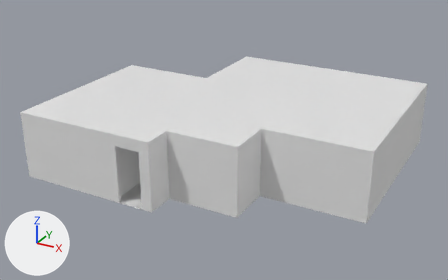
One commit to the glTF model raw-assets/models/Apartment.glb: the scene before it, then after it.
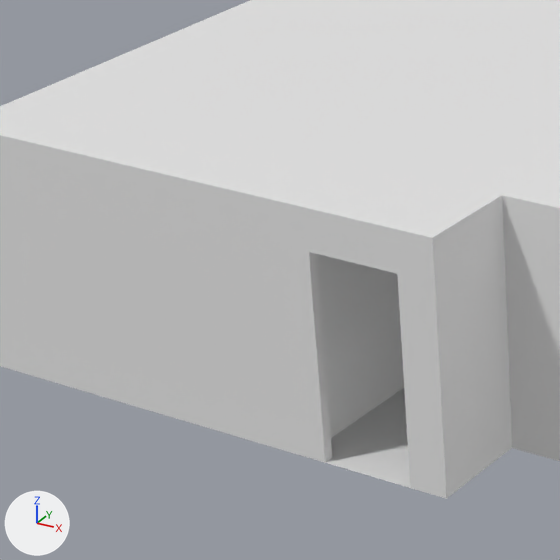
Old and new are each drawn whole from a camera (50 mm lens) standing at (11.01, -14.37, 9.92) and looking at (0.99, 3.86, 0.8) and again close up on the part from 7% to 41% of the width and 28% to 82% of the height. The axes (+X, +Y, +Z) are drawn at lower left. The lights are the same throughout. The last two pictures show the newer version.

Objects in the first close-up: 'Ceilings', 'Floors', 'Walls'.
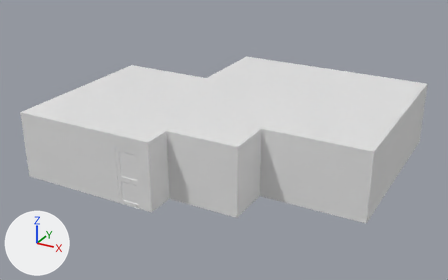
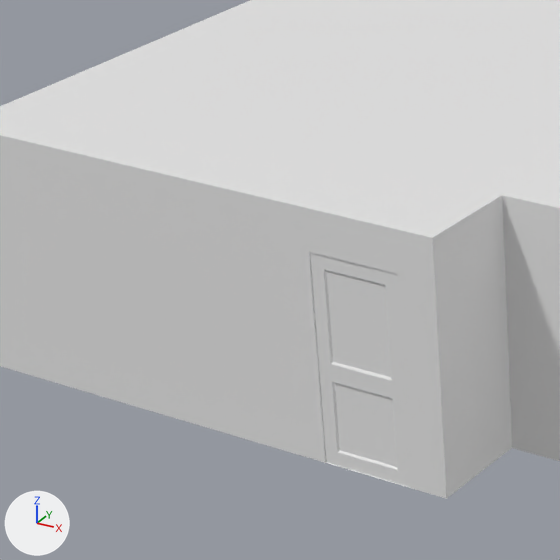
The change in detail:
Mesh me_cube_014 is new.
It has 44 vertices, 84 faces and spans x 0.0..0.9, y -0.09..-0.01, z 0.0..2.0.
Object 'Door.005' (ob_door_005) is new; it shows me_cube_014.
Its location is (-0.42, -0.5, 0.0).

Where the change shows, as pixel boxes (x1, y1, x2, y2) in the close-ups (560 x 560 px):
'Door.005', added
    after: (310, 252, 410, 487)
'Floors', unchanged, covered by the edit
    before: (331, 388, 410, 481)
